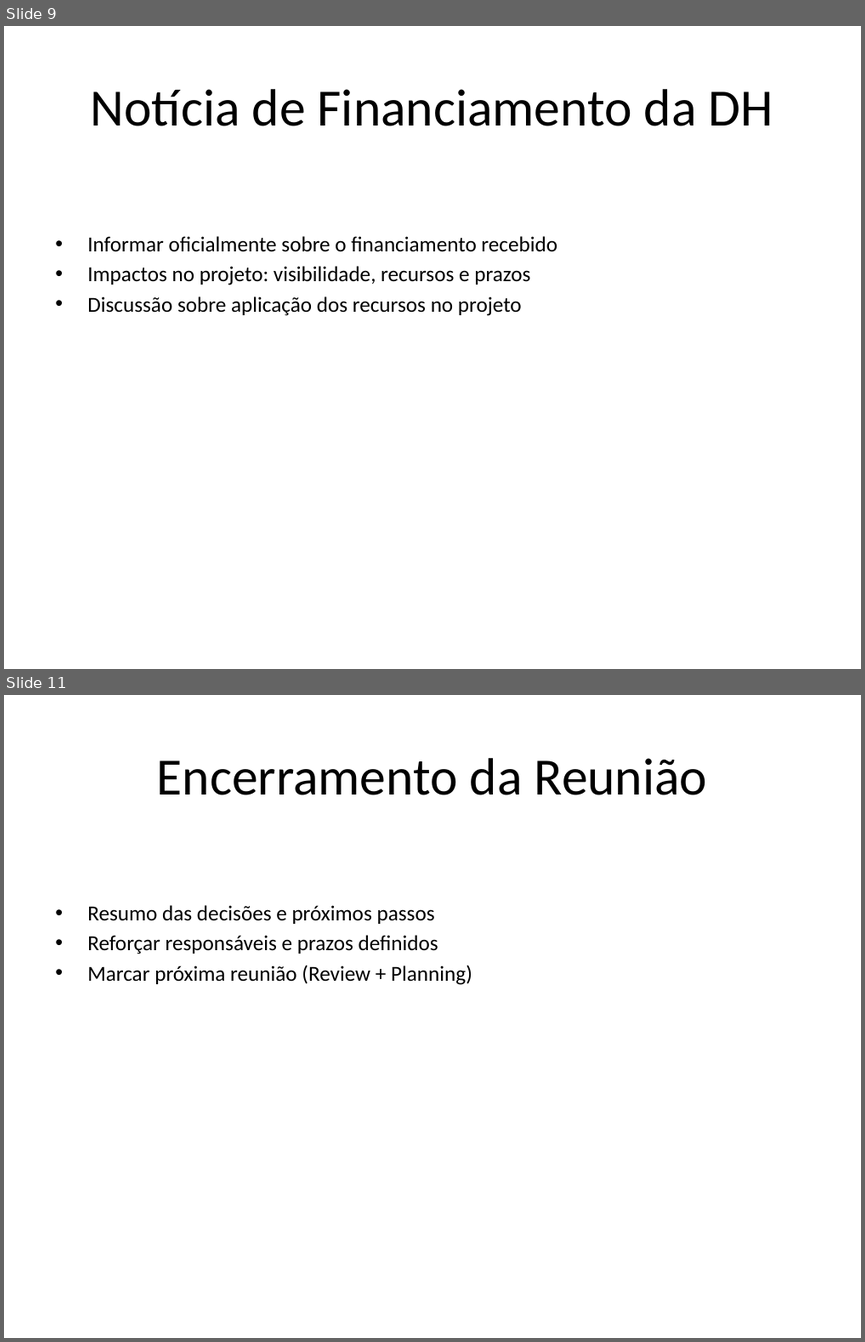
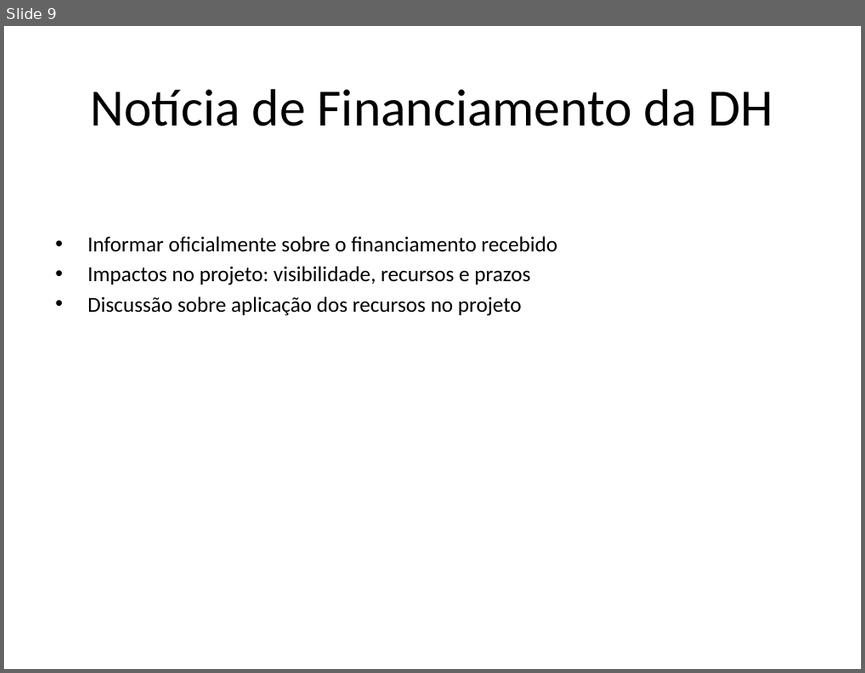
Before and after one commit to ATOM-Arm/docs, a slide deck: meetings/6th_Weekly copy/Roteiro_Reuniao_Projeto_ATOM_Agil.pptx. Shown one above the other, each under a label of ours: slides 9 and 11 before the commit, slide 9 after it; the slides between them are not shown. The pictures are 865x1342 and 865x673 pixels, drawn with LibreOffice and Linux fonts; fonts in the diff are those of the drawing. Boxes give left, top, right and bottom in pixels: in the first picture for what was removed or moved away, otherwise in the second. Text is boxed around its words. In the diff, an @@ line names an element or a change of style, - is before the commit and + after.

```diff
--- a/meetings/6th_Weekly copy/Roteiro_Reuniao_Projeto_ATOM_Agil.pptx
+++ b/meetings/6th_Weekly copy/Roteiro_Reuniao_Projeto_ATOM_Agil.pptx
@@ slide 11 removed at [4, 695, 861, 1338], background #FFFFFF @@
@@ title removed at [157, 758, 708, 795] @@
-Encerramento da Reunião
@@ text removed at [87, 905, 472, 985] @@
-• Resumo das decisões e próximos passos
-• Reforçar responsáveis e prazos definidos
-• Marcar próxima reunião (Review + Planning)
```
Also in this commit, not shown: 3 slides changed, 4 slides added, 3 other slides removed.
